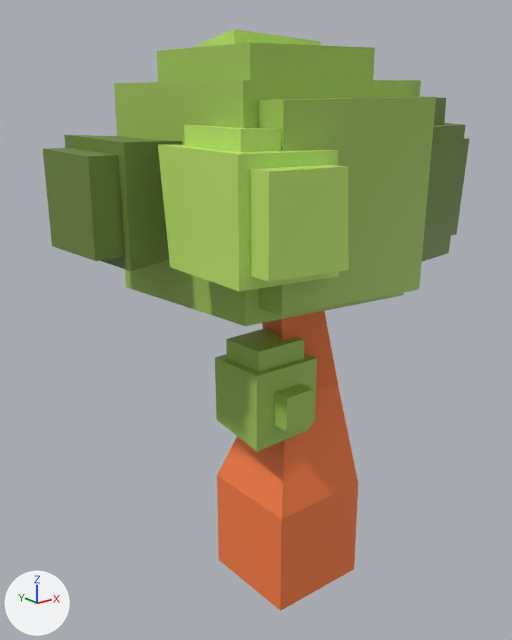
Two versions of the FBX model Assets/_art/Plants/tree3.fbx, one commit apart.
Before and after are seen from a camera (50 mm lens) standing at (-2.51, -2.84, 2.78) and looking at (-0.19, 0.06, 1.62). Every picture has the same lights, and +X, +Y and +Z are marked at lower left. Where no turn or scale is listed for an object, it has been applied to the vertices.
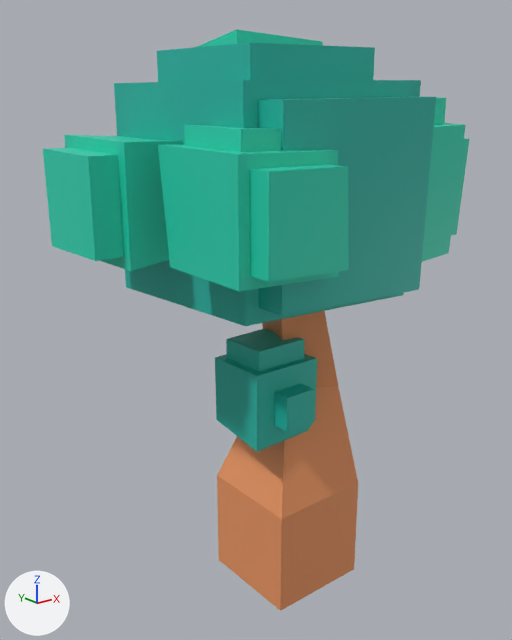
Pixel boxes (x1, y1, x2, y2) of what changed, in the pictures (512 x 640 px):
'pCube25', recoloured (green to cyan)
    both: (114, 43, 436, 326)
'pCube29', recoloured (green to cyan)
    both: (158, 125, 349, 291)
'pCube26', recoloured (green to cyan)
    both: (43, 135, 182, 271)
'pCube24', recoloured (green to cyan)
    both: (215, 328, 317, 451)
'pCube28', recoloured (green to cyan)
    both: (420, 96, 469, 262)
'pCube27', recoloured, moved (green to cyan)
    before: (192, 29, 320, 48)
    after: (197, 29, 323, 47)

The change, as a list of edits to the scene's bpy script:
```text
Change mat_green:
    mat_green.base_color: (0.356, 0.552, 0.102) -> (0.016, 0.462, 0.376)  # green #a1c45a -> cyan #22b5a5
Change mat_greenlight:
    mat_greenlight.base_color: (0.529, 0.82, 0.152) -> (0.0185, 0.651, 0.445)  # green #c0ea6d -> cyan #25d3b2
Change me_mesh_001:
    where me_mesh_001.from_pydata(...)  # 24 vertices, 22 faces; spans x -0.377..0.552, y -0.375..0.394, z -0.394..0.525
    remove me_mesh_001.materials.append(mat_greendark)  # green #6e873c
    add me_mesh_001.materials.append(mat_greenlight)  # cyan #25d3b2
Change me_mesh_003:
    where me_mesh_003.from_pydata(...)  # 16 vertices, 14 faces; spans x -0.427..0.289, y -0.28..0.289, z -0.289..0.289
    remove me_mesh_003.materials.append(mat_greendark)  # green #6e873c
    add me_mesh_003.materials.append(mat_greenlight)  # cyan #25d3b2
Change ob_pcube27:
    ob_pcube27.location: (0.027, 0.393, 2.756) -> (0.043, 0.393, 2.756)
```
